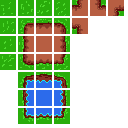
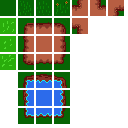
Layered file, before and after one edit (128x128). Changes by layer:
painted on "Layer 1" over [0, 0, 124, 124]
added layer "Layer 0" above "BasicTiles" over [0, 0, 124, 124]
added layer "BasicTiles" over [0, 0, 124, 124]
